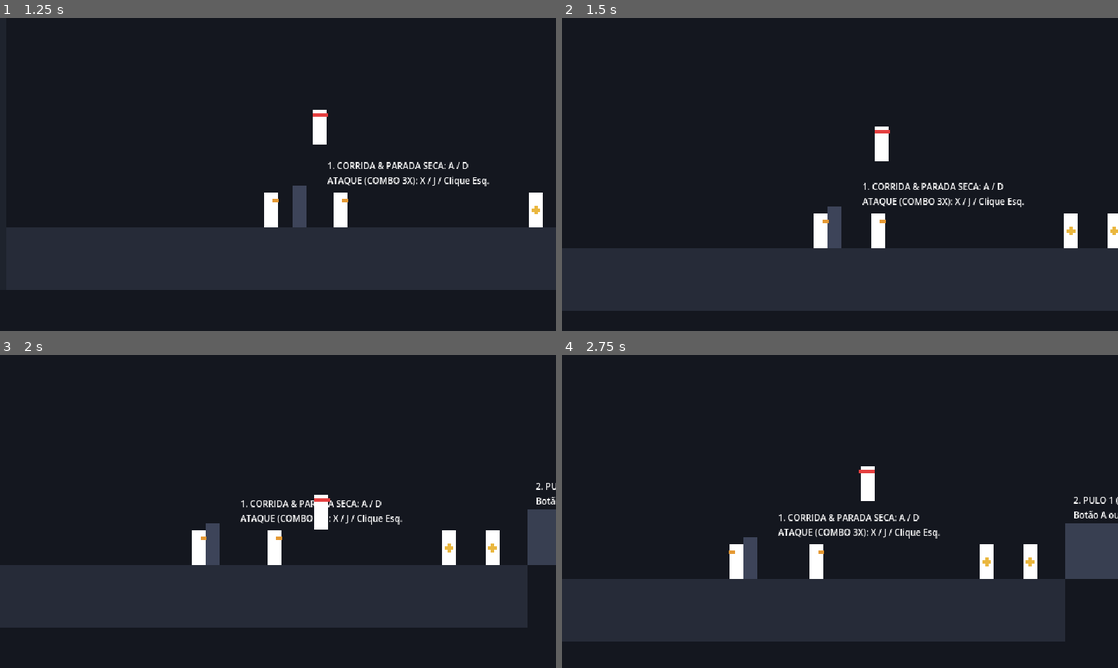
Above: before the commit, frames 1-4 (two rows, left to right).
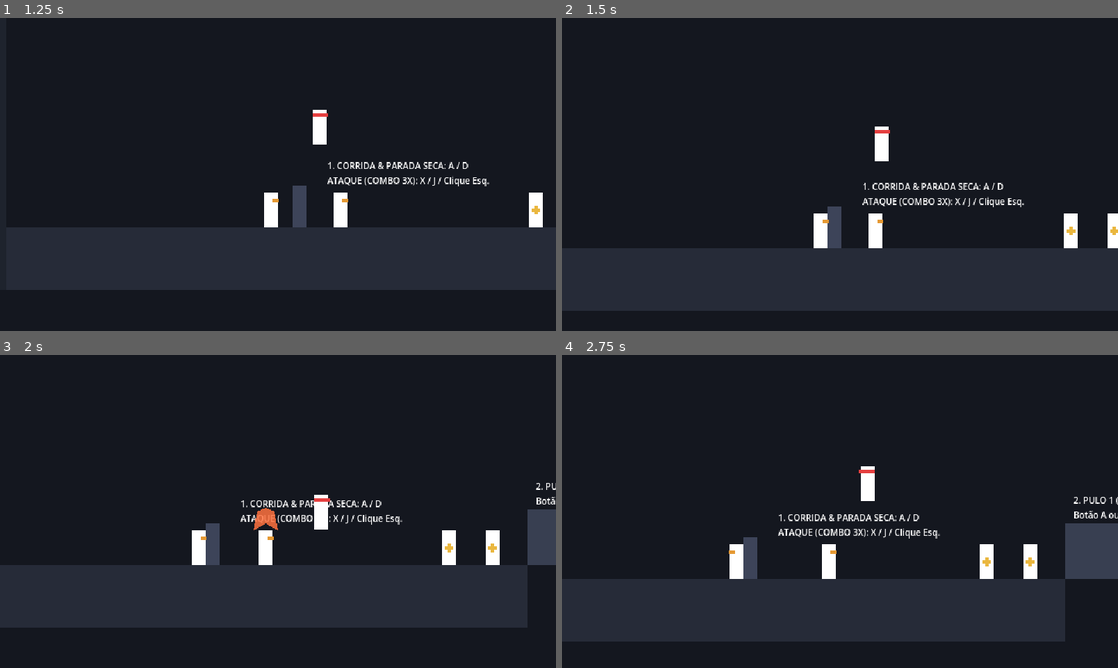
Above: after the commit, the same moments.

Repository: Theadrill/Godot-Roguelike-Prototype
Game: Godot game, scene res://src/world/movement_gym.tscn
Two runs of this game, one before a commit and one after it. Both use one fixed random seed, a clock stepped at 60 frames per second and the inputs below.
Inputs (mouse positions are in pixels of both pictures, inside the frame that each line leads up to):
- Up to frame 1 (1.25 s): tap A (move_left) at 0.5 s; move the mouse to (400, 158) at 0.52 s; hold D (move_right) from 0.53 s (still down); tap Space (jump) at 0.6, 0.77, 1.07 s; click (400, 158) at 0.67 s
- Up to frame 2 (1.5 s): keep holding D (move_right); tap A (move_left) at 1.25 s; move the mouse to (728, 190) at 1.27 s; click (728, 190) at 1.35 s
- Up to frame 3 (2 s): keep holding D (move_right); tap Space (jump) at 1.52, 1.55, 1.82 s
- Up to frame 4 (2.75 s): tap A (move_left) at 2 s; move the mouse to (895, 442) at 2.02 s; release D (move_right) at 2.03 s; hold A (move_left) from 2.03 s (still down); right-click (895, 442) at 2.1 s; tap Space (jump) at 2.3 s

Frame 1 is identical in both runs. In frame 2, 0.1% of the frame differs, in the area x 55-59%, y 62-74%; in frame 3, 0.6%, in the area x 45-51%, y 48-68%; in frame 4, 0.5%.

Commit message:
feat: implement committed enemy slide, turn deadzone anti-flicker, and anti-air enemy attack

Diff:
--- a/src/entities/enemies/soldier/soldier.gd
+++ b/src/entities/enemies/soldier/soldier.gd
@@ -43,7 +43,9 @@
 @onready var yellow_mark: Polygon2D = $Visual/TelegraphMark/YellowMark
 @onready var red_mark: Polygon2D = $Visual/TelegraphMark/RedMark
 @onready var slash_arc: Polygon2D = $Visual/SlashArc
+@onready var slash_arc_up: Polygon2D = $Visual/SlashArcUp
 @onready var hitbox: Hitbox = $Visual/Hitbox
+@onready var hitbox_up: Hitbox = $Visual/HitboxUp
 @onready var hurtbox: Hurtbox = $Hurtbox
 @onready var state_machine: StateMachine = $StateMachine
 
@@ -55,6 +57,7 @@
 	hurtbox.hit_received.connect(_on_hit_received)
 	hide_telegraph()
 	set_slash_active(false)
+	set_slash_up_active(false)
 
 	# Setup hit flash shader material
 	var shader := load("res://src/shaders/hit_flash.gdshader") as Shader
@@ -66,6 +69,8 @@
 	# Set hitbox attacker reference
 	if hitbox:
 		hitbox.attacker = self
+	if hitbox_up:
+		hitbox_up.attacker = self
 
 func _physics_process(delta: float) -> void:
 	# Flash timer update
@@ -128,7 +133,7 @@
 		match attack_state.attack_type:
 			SoldierAttackState.AttackType.NORMAL:
 				can_interrupt = true
-			SoldierAttackState.AttackType.YELLOW:
+			SoldierAttackState.AttackType.YELLOW, SoldierAttackState.AttackType.UPWARD:
 				can_interrupt = is_finisher
 			SoldierAttackState.AttackType.RED:
 				can_interrupt = false
@@ -172,3 +177,7 @@
 func set_slash_active(active: bool) -> void:
 	if slash_arc:
 		slash_arc.visible = active
+
+func set_slash_up_active(active: bool) -> void:
+	if slash_arc_up:
+		slash_arc_up.visible = active
--- a/src/entities/enemies/soldier/soldier.tscn
+++ b/src/entities/enemies/soldier/soldier.tscn
@@ -15,6 +15,9 @@
 
 [sub_resource type="RectangleShape2D" id="RectangleShape2D_hitbox"]
 size = Vector2(24, 28)
+
+[sub_resource type="RectangleShape2D" id="RectangleShape2D_hitbox_up"]
+size = Vector2(28, 28)
 
 [sub_resource type="RectangleShape2D" id="RectangleShape2D_hurtbox"]
 size = Vector2(18, 42)
@@ -45,6 +48,11 @@
 color = Color(1, 0.45, 0.25, 0.85)
 polygon = PackedVector2Array(8, -36, 30, -24, 28, -10, 8, -2, 18, -18)
 
+[node name="SlashArcUp" type="Polygon2D" parent="Visual"]
+visible = false
+color = Color(1, 0.45, 0.25, 0.85)
+polygon = PackedVector2Array(-14, -40, -10, -62, 0, -66, 10, -62, 14, -40, 0, -48)
+
 [node name="TelegraphMark" type="Node2D" parent="Visual"]
 position = Vector2(0, -48)
 
@@ -67,6 +75,17 @@
 [node name="CollisionShape2D" type="CollisionShape2D" parent="Visual/Hitbox"]
 position = Vector2(18, -20)
 shape = SubResource("RectangleShape2D_hitbox")
+disabled = true
+
+[node name="HitboxUp" type="Area2D" parent="Visual"]
+collision_layer = 16
+collision_mask = 32
+monitoring = false
+script = ExtResource("2_hitbox")
+
+[node name="CollisionShape2D" type="CollisionShape2D" parent="Visual/HitboxUp"]
+position = Vector2(0, -52)
+shape = SubResource("RectangleShape2D_hitbox_up")
 disabled = true
 
 [node name="Hurtbox" type="Area2D" parent="."]
--- a/src/entities/enemies/soldier/states/attack_state.gd
+++ b/src/entities/enemies/soldier/states/attack_state.gd
@@ -4,13 +4,15 @@
 enum AttackType {
 	NORMAL,
 	YELLOW,
-	RED
+	RED,
+	UPWARD
 }
 
 var soldier: Soldier
 var attack_type: AttackType = AttackType.NORMAL
 var attack_phase: int = 0 # 0: Windup/Telegraph, 1: Active, 2: Recovery
 var phase_timer: float = 0.0
+var is_upward: bool = false
 
 # Predictable cycle to allow the player to test and learn all 3 signals:
 # Normal -> Normal -> Yellow -> Red -> Repeat
@@ -20,46 +22,61 @@
 	soldier = character as Soldier
 	soldier.velocity.x = 0.0
 
-	# Pick attack type from cycle
-	match cycle_index % 4:
-		0, 1:
-			attack_type = AttackType.NORMAL
-		2:
-			attack_type = AttackType.YELLOW
-		3:
-			attack_type = AttackType.RED
-	cycle_index += 1
+	if is_upward:
+		attack_type = AttackType.UPWARD
+		soldier.is_hyper_armored = true
+		soldier.show_yellow_telegraph()
+		phase_timer = 0.26 # Snappy anti-air telegraph
+	else:
+		# Pick attack type from cycle
+		match cycle_index % 4:
+			0, 1:
+				attack_type = AttackType.NORMAL
+			2:
+				attack_type = AttackType.YELLOW
+			3:
+				attack_type = AttackType.RED
+		cycle_index += 1
 
-	# Turn to face player at start of attack
-	if soldier.target_player and is_instance_valid(soldier.target_player):
-		var dir := signf(soldier.target_player.global_position.x - soldier.global_position.x)
-		if dir != 0.0:
-			soldier.update_facing(dir)
+		# Turn to face player at start of attack (respect deadzone)
+		if soldier.target_player and is_instance_valid(soldier.target_player):
+			var dx := soldier.target_player.global_position.x - soldier.global_position.x
+			if absf(dx) >= 12.0:
+				soldier.update_facing(signf(dx))
 
-	# Configure Hyper-Armor and Visual Telegraph
-	match attack_type:
-		AttackType.NORMAL:
-			soldier.is_hyper_armored = false
-			soldier.hide_telegraph()
-			phase_timer = soldier.telegraph_duration * 0.9 # ~0.4s
-		AttackType.YELLOW:
-			soldier.is_hyper_armored = true
-			soldier.show_yellow_telegraph()
-			phase_timer = soldier.telegraph_duration * 1.1 # ~0.5s
-		AttackType.RED:
-			soldier.is_hyper_armored = true
-			soldier.show_red_telegraph()
-			phase_timer = soldier.telegraph_duration * 1.25 # ~0.56s
+		# Configure Hyper-Armor and Visual Telegraph
+		match attack_type:
+			AttackType.NORMAL:
+				soldier.is_hyper_armored = false
+				soldier.hide_telegraph()
+				phase_timer = soldier.telegraph_duration * 0.9 # ~0.4s
+			AttackType.YELLOW:
+				soldier.is_hyper_armored = true
+				soldier.show_yellow_telegraph()
+				phase_timer = soldier.telegraph_duration * 1.1 # ~0.5s
+			AttackType.RED:
+				soldier.is_hyper_armored = true
+				soldier.show_red_telegraph()
+				phase_timer = soldier.telegraph_duration * 1.25 # ~0.56s
 
 	attack_phase = 0 # Windup
 	soldier.set_slash_active(false)
-	soldier.hitbox.set_active(false)
+	soldier.set_slash_up_active(false)
+	if soldier.hitbox:
+		soldier.hitbox.set_active(false)
+	if soldier.hitbox_up:
+		soldier.hitbox_up.set_active(false)
 
 func exit() -> void:
 	soldier.is_hyper_armored = false
 	soldier.hide_telegraph()
 	soldier.set_slash_active(false)
-	soldier.hitbox.set_active(false)
+	soldier.set_slash_up_active(false)
+	if soldier.hitbox:
+		soldier.hitbox.set_active(false)
+	if soldier.hitbox_up:
+		soldier.hitbox_up.set_active(false)
+	is_upward = false
 
 func physics_update(delta: float) -> void:
 	# Gravity
@@ -81,45 +98,63 @@
 		0:
 			# Advance from Windup -> Active Swing
 			attack_phase = 1
-			phase_timer = 0.14
 			soldier.hide_telegraph()
-			soldier.set_slash_active(true)
 
-			# Configure Hitbox stats based on attack type
-			var damage: float = soldier.normal_damage
-			var knockback: float = 140.0
-			var rumble_strong: float = 0.6
+			if attack_type == AttackType.UPWARD:
+				phase_timer = 0.16
+				soldier.set_slash_up_active(true)
+				if soldier.hitbox_up:
+					soldier.hitbox_up.damage = soldier.normal_damage
+					soldier.hitbox_up.knockback_force = 240.0
+					soldier.hitbox_up.rumble_strong = 0.7
+					# Knock player upward and slightly in facing direction
+					soldier.hitbox_up.knockback_direction = Vector2(float(soldier.facing_direction) * 0.35, -1.0).normalized()
+					soldier.hitbox_up.set_active(true)
+			else:
+				phase_timer = 0.14
+				soldier.set_slash_active(true)
 
-			match attack_type:
-				AttackType.YELLOW:
-					damage = soldier.heavy_damage
-					knockback = 220.0
-					rumble_strong = 0.8
-				AttackType.RED:
-					damage = soldier.perilous_damage
-					knockback = 320.0
-					rumble_strong = 1.0
+				# Configure Hitbox stats based on attack type
+				var damage: float = soldier.normal_damage
+				var knockback: float = 140.0
+				var rumble_strong: float = 0.6
 
-			soldier.hitbox.damage = damage
-			soldier.hitbox.knockback_force = knockback
-			soldier.hitbox.rumble_strong = rumble_strong
-			soldier.hitbox.knockback_direction = Vector2(float(soldier.facing_direction), -0.2).normalized()
-			soldier.hitbox.set_active(true)
+				match attack_type:
+					AttackType.YELLOW:
+						damage = soldier.heavy_damage
+						knockback = 220.0
+						rumble_strong = 0.8
+					AttackType.RED:
+						damage = soldier.perilous_damage
+						knockback = 320.0
+						rumble_strong = 1.0
 
-			# Slight forward step during attack
-			soldier.velocity.x = float(soldier.facing_direction) * 40.0
+				if soldier.hitbox:
+					soldier.hitbox.damage = damage
+					soldier.hitbox.knockback_force = knockback
+					soldier.hitbox.rumble_strong = rumble_strong
+					soldier.hitbox.knockback_direction = Vector2(float(soldier.facing_direction), -0.2).normalized()
+					soldier.hitbox.set_active(true)
+
+				# Slight forward step during attack
+				soldier.velocity.x = float(soldier.facing_direction) * 40.0
 
 		1:
 			# Advance from Active -> Recovery
 			attack_phase = 2
-			phase_timer = 0.35
+			phase_timer = 0.28
 			soldier.set_slash_active(false)
-			soldier.hitbox.set_active(false)
+			soldier.set_slash_up_active(false)
+			if soldier.hitbox:
+				soldier.hitbox.set_active(false)
+			if soldier.hitbox_up:
+				soldier.hitbox_up.set_active(false)
 			# Hyper-armor expires on recovery
 			soldier.is_hyper_armored = false
 
 		2:
 			# Recovery complete: transition back to Chase or Patrol
+			is_upward = false
 			if soldier.target_player and is_instance_valid(soldier.target_player):
 				state_machine.transition_to("chase")
 			else:
--- a/src/entities/enemies/soldier/states/chase_state.gd
+++ b/src/entities/enemies/soldier/states/chase_state.gd
@@ -3,14 +3,23 @@
 
 var soldier: Soldier
 var los_lost_timer: float = 0.0
+var turn_cooldown_timer: float = 0.0
+var anti_air_cooldown_timer: float = 0.0
 
 func enter() -> void:
 	soldier = character as Soldier
 	los_lost_timer = 0.0
+	turn_cooldown_timer = 0.0
 	soldier.hide_telegraph()
 	soldier.is_hyper_armored = false
 
 func physics_update(delta: float) -> void:
+	# Decrement timers
+	if turn_cooldown_timer > 0.0:
+		turn_cooldown_timer -= delta
+	if anti_air_cooldown_timer > 0.0:
+		anti_air_cooldown_timer -= delta
+
 	# Gravity
 	if not soldier.is_on_floor():
 		soldier.velocity.y += soldier.gravity * delta
@@ -23,6 +32,7 @@
 		return
 
 	var dx: float = player.global_position.x - soldier.global_position.x
+	var dy: float = player.global_position.y - soldier.global_position.y
 	var dist: float = absf(dx)
 
 	# Target lost by distance
@@ -31,10 +41,13 @@
 		state_machine.transition_to("patrol")
 		return
 
-	# Update facing towards player
-	var dir: float = signf(dx)
-	if dir != 0.0:
-		soldier.update_facing(dir)
+	# Update facing towards player with deadzone and cooldown (Anti-flicker)
+	if dist >= 12.0:
+		var desired_dir := signf(dx)
+		if desired_dir != float(soldier.facing_direction):
+			if turn_cooldown_timer <= 0.0:
+				soldier.update_facing(desired_dir)
+				turn_cooldown_timer = 0.25 # Minimum 250ms between 180-degree turns
 
 	# Check Line of Sight
 	if not _has_los_to_player():
@@ -46,9 +59,23 @@
 	else:
 		los_lost_timer = 0.0
 
-	# Check Attack Range
-	if dist <= soldier.attack_range and absf(player.global_position.y - soldier.global_position.y) < 32.0:
+	# Check Anti-Air Attack (Player directly overhead / landing on head)
+	# dy is negative when player is above. Soldier height is 40px (-40 to 0).
+	if anti_air_cooldown_timer <= 0.0 and dist <= 24.0 and dy >= -58.0 and dy <= -16.0:
+		anti_air_cooldown_timer = 0.9
 		soldier.velocity.x = 0.0
+		var attack_state: SoldierAttackState = state_machine.get_node("Attack") as SoldierAttackState
+		if attack_state:
+			attack_state.is_upward = true
+		state_machine.transition_to("attack")
+		return
+
+	# Check Horizontal Attack Range
+	if dist <= soldier.attack_range and absf(dy) < 32.0:
+		soldier.velocity.x = 0.0
+		var attack_state: SoldierAttackState = state_machine.get_node("Attack") as SoldierAttackState
+		if attack_state:
+			attack_state.is_upward = false
 		state_machine.transition_to("attack")
 		return
 
@@ -58,8 +85,11 @@
 		soldier.move_and_slide()
 		return
 
-	# Move towards player
-	soldier.velocity.x = dir * soldier.chase_speed
+	# Move towards player (smooth deceleration when inside deadzone)
+	if dist >= 8.0:
+		soldier.velocity.x = signf(dx) * soldier.chase_speed
+	else:
+		soldier.velocity.x = move_toward(soldier.velocity.x, 0.0, soldier.friction * delta)
 	soldier.move_and_slide()
 
 ## Raycast: Ledge check
--- a/src/entities/player/player.gd
+++ b/src/entities/player/player.gd
@@ -45,6 +45,8 @@
 var flash_timer: float = 0.0
 var flash_material: ShaderMaterial
 var enemy_head_stuck_timer: float = 0.0
+var slide_enemy_timer: float = 0.0
+var slide_enemy_dir: float = 0.0
 
 @onready var state_machine: StateMachine = $StateMachine
 @onready var collision_shape: CollisionShape2D = $CollisionShape2D
@@ -91,16 +93,26 @@
 	var on_enemy: bool = is_standing_on_enemy()
 	if on_enemy:
 		enemy_head_stuck_timer += delta
+		_prevent_standing_on_enemies()
 	else:
 		enemy_head_stuck_timer = 0.0
 
+	# Process uninterrupted slide off enemy head
+	if slide_enemy_timer > 0.0:
+		slide_enemy_timer -= delta
+		if is_on_floor() and not on_enemy:
+			slide_enemy_timer = 0.0
+		else:
+			velocity.x = slide_enemy_dir * 180.0
+
+	var sliding: bool = is_sliding_off_enemy()
+
 	# Decrement timers
 	if is_on_floor():
-		if on_enemy:
-			# Standing on enemy head: prevent coyote time and slide off
+		if sliding:
+			# Standing on or actively sliding off enemy head: prevent coyote time and buffers
 			coyote_timer = 0.0
 			jump_buffer_timer = 0.0
-			_prevent_standing_on_enemies()
 		else:
 			coyote_timer = coyote_duration
 			can_double_jump = true
@@ -111,9 +123,9 @@
 	if jump_buffer_timer > 0.0:
 		jump_buffer_timer = max(0.0, jump_buffer_timer - delta)
 
-	# Strictly prevent buffering or triggering jumps when touching an enemy head
+	# Strictly prevent buffering or triggering jumps when touching or sliding off an enemy head
 	if Input.is_action_just_pressed("jump"):
-		if not on_enemy:
+		if not sliding:
 			jump_buffer_timer = jump_buffer_duration
 		else:
 			jump_buffer_timer = 0.0
@@ -145,6 +157,9 @@
 				return true
 	return false
 
+func is_sliding_off_enemy() -> bool:
+	return is_standing_on_enemy() or slide_enemy_timer > 0.0
+
 func _prevent_standing_on_enemies() -> void:
 	for i in range(get_slide_collision_count()):
 		var col := get_slide_collision(i)
@@ -153,31 +168,36 @@
 		if collider is CombatDummy or collider is Soldier or (collider is CollisionObject2D and collider.get_collision_layer_value(3)):
 			# Normal pointing up means player landed directly on their top head/shoulders
 			if col.get_normal().y < -0.5:
-				var push_dir: float = signf(global_position.x - collider.global_position.x)
-				if push_dir == 0.0:
-					push_dir = float(facing_direction)
-
-				# Raycast wall awareness (Layer 1: Environment):
-				# Check if sliding in push_dir would hit a wall within 24px
-				var space := get_world_2d().direct_space_state
-				if space:
-					var ray_origin := global_position + Vector2(0.0, -10.0)
-					var ray_r := PhysicsRayQueryParameters2D.create(ray_origin, ray_origin + Vector2(24.0, 0.0), 1)
-					ray_r.exclude = [get_rid()]
-					var wall_on_right: bool = not space.intersect_ray(ray_r).is_empty()
-
-					var ray_l := PhysicsRayQueryParameters2D.create(ray_origin, ray_origin + Vector2(-24.0, 0.0), 1)
-					ray_l.exclude = [get_rid()]
-					var wall_on_left: bool = not space.intersect_ray(ray_l).is_empty()
-
-					# Steer away from walls!
-					if push_dir > 0.0 and wall_on_right and not wall_on_left:
-						push_dir = -1.0
-					elif push_dir < 0.0 and wall_on_left and not wall_on_right:
-						push_dir = 1.0
-
-				# Slide off cleanly using physics velocity (no teleporting!)
-				velocity.x = push_dir * 180.0
+				# If not already locked in a slide, initiate locked committed slide
+				if slide_enemy_timer <= 0.0:
+					var push_dir: float = signf(global_position.x - collider.global_position.x)
+					if push_dir == 0.0:
+						push_dir = float(facing_direction)
+
+					# Raycast wall awareness (Layer 1: Environment):
+					# Check if sliding in push_dir would hit a wall within 24px
+					var space := get_world_2d().direct_space_state
+					if space:
+						var ray_origin := global_position + Vector2(0.0, -10.0)
+						var ray_r := PhysicsRayQueryParameters2D.create(ray_origin, ray_origin + Vector2(24.0, 0.0), 1)
+						ray_r.exclude = [get_rid()]
+						var wall_on_right: bool = not space.intersect_ray(ray_r).is_empty()
+
+						var ray_l := PhysicsRayQueryParameters2D.create(ray_origin, ray_origin + Vector2(-24.0, 0.0), 1)
+						ray_l.exclude = [get_rid()]
+						var wall_on_left: bool = not space.intersect_ray(ray_l).is_empty()
+
+						# Steer away from walls!
+						if push_dir > 0.0 and wall_on_right and not wall_on_left:
+							push_dir = -1.0
+						elif push_dir < 0.0 and wall_on_left and not wall_on_right:
+							push_dir = 1.0
+
+					slide_enemy_dir = push_dir
+					slide_enemy_timer = 0.22 # Uninterruptible committed slide window
+
+				# Apply slide physics velocity
+				velocity.x = slide_enemy_dir * 180.0
 
 				# Layer 3: Fail-safe hop if stuck on top for more than 0.25s
 				if enemy_head_stuck_timer > 0.25:
--- a/src/entities/player/states/fall_state.gd
+++ b/src/entities/player/states/fall_state.gd
@@ -7,8 +7,10 @@
 	player = character as Player
 
 func physics_update(delta: float) -> void:
-	# Only transition to ground states if standing on real ground (NOT an enemy head)
-	if player.is_on_floor() and not player.is_standing_on_enemy():
+	var sliding: bool = player.is_sliding_off_enemy()
+
+	# Only transition to ground states if standing on real ground (NOT an enemy head and not sliding)
+	if player.is_on_floor() and not sliding:
 		if player.jump_buffer_timer > 0.0:
 			player.jump_buffer_timer = 0.0
 			state_machine.transition_to("jump")
@@ -21,13 +23,13 @@
 			return
 
 	if player.coyote_timer > 0.0 and Input.is_action_just_pressed("jump"):
-		if not player.is_standing_on_enemy():
+		if not sliding:
 			player.coyote_timer = 0.0
 			state_machine.transition_to("jump")
 			return
 
 	# Wall jump check while touching wall (takes precedence over double jump)
-	if (Input.is_action_just_pressed("jump") or player.jump_buffer_timer > 0.0) and player.is_on_wall_only():
+	if (Input.is_action_just_pressed("jump") or player.jump_buffer_timer > 0.0) and player.is_on_wall_only() and not sliding:
 		var wall_norm: float = signf(player.get_wall_normal().x)
 		if wall_norm != player.last_wall_jump_normal_x:
 			player.jump_buffer_timer = 0.0
@@ -35,7 +37,7 @@
 			return
 
 	if Input.is_action_just_pressed("jump") and player.can_double_jump:
-		if not player.is_standing_on_enemy():
+		if not sliding:
 			state_machine.transition_to("doublejump")
 			return
 
@@ -48,7 +50,7 @@
 		state_machine.transition_to("attack")
 		return
 
-	if player.is_on_wall_only():
+	if player.is_on_wall_only() and not sliding:
 		var wall_norm: float = signf(player.get_wall_normal().x)
 		if wall_norm != player.last_wall_jump_normal_x:
 			var move_dir: float = Input.get_axis("move_left", "move_right")
@@ -60,7 +62,7 @@
 	player.velocity.y += (player.gravity * player.fall_gravity_multiplier) * delta
 
 	# Horizontal air control (disabled while actively sliding off an enemy)
-	if not player.is_standing_on_enemy():
+	if not sliding:
 		var direction := Input.get_axis("move_left", "move_right")
 		if direction != 0.0:
 			player.update_facing(direction)
--- a/src/entities/player/states/idle_state.gd
+++ b/src/entities/player/states/idle_state.gd
@@ -14,7 +14,7 @@
 
 func physics_update(delta: float) -> void:
 	# Fall check
-	if not player.is_on_floor() or player.is_standing_on_enemy():
+	if not player.is_on_floor() or player.is_sliding_off_enemy():
 		state_machine.transition_to("fall")
 		return
 
--- a/src/entities/player/states/run_state.gd
+++ b/src/entities/player/states/run_state.gd
@@ -7,7 +7,7 @@
 	player = character as Player
 
 func physics_update(delta: float) -> void:
-	if not player.is_on_floor() or player.is_standing_on_enemy():
+	if not player.is_on_floor() or player.is_sliding_off_enemy():
 		state_machine.transition_to("fall")
 		return
 
Not shown: 1 places in src/entities/enemies/soldier/soldier.tscn that only renumber resources
